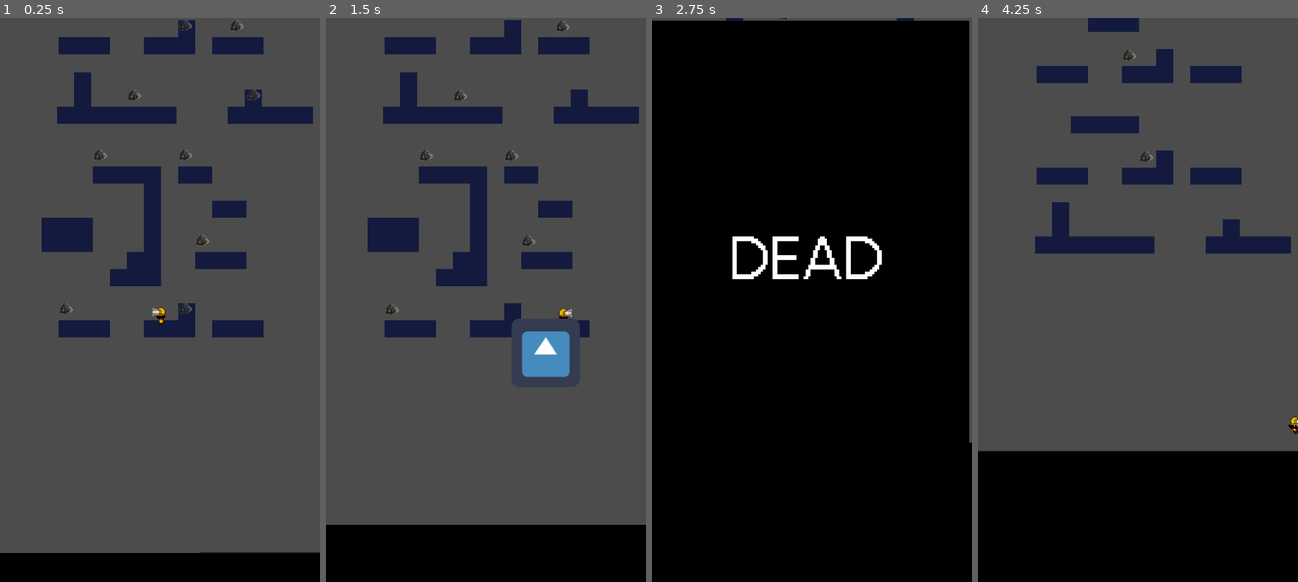
Above: before the commit, frames 1-4 (left to right).
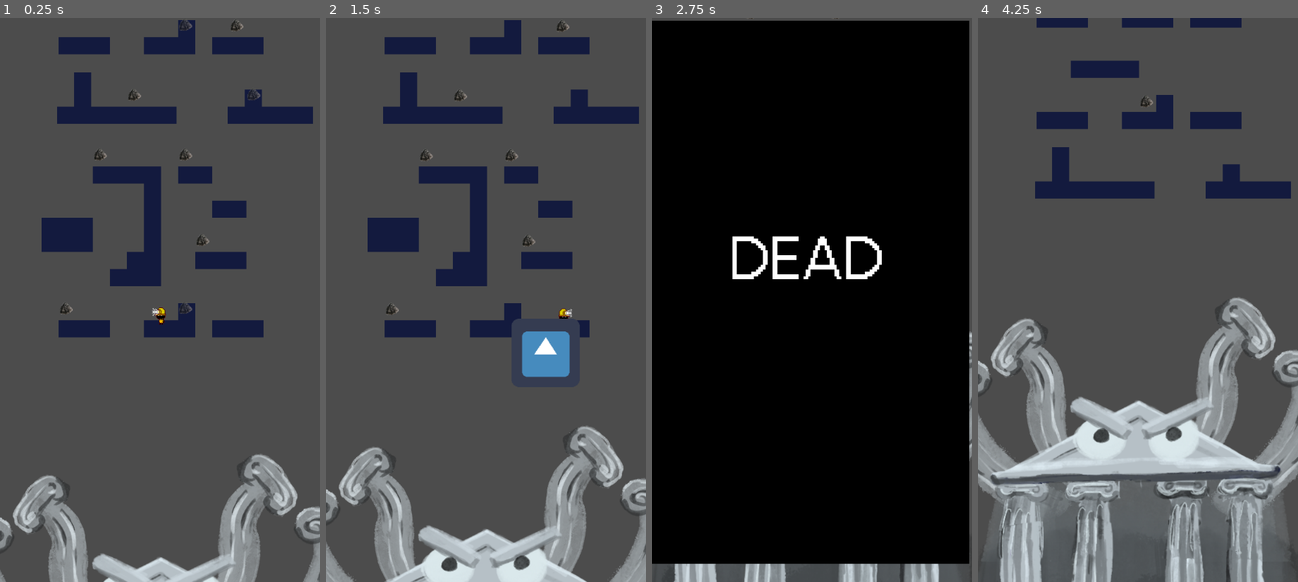
Above: after the commit, the same moments.

Repository: Adam-Pendleton/bonfire_game_jam_2020
Game: Godot game, scene res://src/Game.tscn
The game is run twice, just before and just after one commit, with the same random seed, the same clock (stepped at 60 frames per second) and the same inputs. The engine's default icon, where the game draws it, is replaced by a stand-in: a white triangle on a blue panel in a dark square.
Inputs:
- Up to frame 1 (0.25 s): no input
- Up to frame 2 (1.5 s): hold Right (right) from 0.53 s (still down); tap S (drop_money) at 0.6, 1.35 s; tap Up (up) at 0.77 s
- Up to frame 3 (2.75 s): tap Up (up) at 1.52 s; release Right (right) at 2.03 s; hold Left (left) from 2.03 s (still down); tap S (drop_money) at 2.1 s
- Up to frame 4 (4.25 s): release Left (left) at 2.78 s; hold Right (right) from 2.78 s (still down); tap S (drop_money) at 2.85, 3.6 s; tap Up (up) at 3.02, 3.77 s

The runs differ from the first frame. In frame 1, 9.5% of the frame differs, in the area x 0-100%, y 77-100%; in frame 2, 15%; in frame 3, 3.7%; in frame 4, 44%, in the area x 0-100%, y 0-100%.

Commit message:
add bank and music assets

Diff:
--- a/src/Bank.tscn
+++ b/src/Bank.tscn
@@ -1,30 +1,54 @@
-[gd_scene load_steps=5 format=2]
+[gd_scene load_steps=6 format=2]
 
 [ext_resource path="res://src/Bank.gd" type="Script" id=1]
-
-[sub_resource type="RectangleShape2D" id=1]
-extents = Vector2( 595.01, 107.778 )
-
-[sub_resource type="Gradient" id=2]
-offsets = PoolRealArray( 10, 10, 22, 25, 40 )
-colors = PoolColorArray( 0, 0, 0, 1, 0, 0, 0, 1, 0, 0, 0, 1, 0, 0, 0, 1, 1, 1, 1, 1 )
-
-[sub_resource type="GradientTexture" id=3]
-gradient = SubResource( 2 )
-width = 2049
+[ext_resource path="res://assets/images/bank/Bank--For-Export-3.png" type="Texture" id=2]
+[ext_resource path="res://assets/images/bank/Bank--For-Export-4.png" type="Texture" id=3]
+[ext_resource path="res://assets/images/bank/Bank--For-Export-1.png" type="Texture" id=4]
+[ext_resource path="res://assets/images/bank/Bank--For-Export-2.png" type="Texture" id=5]
 
 [node name="Bank" type="KinematicBody2D"]
+collision_layer = 8
+collision_mask = 16
 script = ExtResource( 1 )
 
-[node name="CollisionShape2D" type="CollisionShape2D" parent="."]
-shape = SubResource( 1 )
+[node name="CollisionShape2D" type="CollisionPolygon2D" parent="."]
+position = Vector2( -1.01514, 0 )
+polygon = PoolVector2Array( 1.59128, -114.248, 272.916, 23.5805, 308.931, 25.476, 769.389, 363.348, 2075.75, 723.551, -2270.94, 741.823, -630.363, 334.902, -325.354, 44.6237, -296.773, 38.1453 )
 
-[node name="Sprite" type="Sprite" parent="."]
+[node name="BaseSprite" type="Sprite" parent="."]
+position = Vector2( -15.7028, 202.684 )
+scale = Vector2( 1.45888, 1.45888 )
+z_index = 1
+texture = ExtResource( 2 )
 
-[node name="Polygon2D" type="Polygon2D" parent="."]
-position = Vector2( -1692.51, -4268.1 )
-scale = Vector2( 110.33, 209.295 )
-color = Color( 0.0745098, 0.384314, 0.0117647, 1 )
-texture = SubResource( 3 )
-texture_scale = Vector2( 100, 100 )
-polygon = PoolVector2Array( 9.95028, 19.8782, 9.26069, 21.3963, 21.5424, 21.4774, 20.7325, 19.8776 )
+[node name="TeethSprite" type="Sprite" parent="."]
+position = Vector2( -13.5545, 196.543 )
+scale = Vector2( 1.4488, 1.4488 )
+z_index = 2
+texture = ExtResource( 3 )
+
+[node name="TentacleMidRightSprite" type="Sprite" parent="."]
+position = Vector2( 299.779, -92.6076 )
+rotation = 0.437904
+scale = Vector2( 0.830385, 0.830385 )
+texture = ExtResource( 4 )
+
+[node name="TentacleFarRightSprite" type="Sprite" parent="."]
+position = Vector2( 291.66, 18.5025 )
+rotation = -5.69811
+scale = Vector2( 0.794791, 0.794791 )
+texture = ExtResource( 5 )
+offset = Vector2( -150.701, -87.5518 )
+
+[node name="TentacleMidLeftSprite" type="Sprite" parent="."]
+position = Vector2( -203.865, -180.039 )
+rotation = -0.443841
+scale = Vector2( -0.784164, 0.784164 )
+texture = ExtResource( 4 )
+offset = Vector2( 200.453, 74.8313 )
+
+[node name="TentacleFarLeftSprite" type="Sprite" parent="."]
+position = Vector2( -245.727, -97.2356 )
+rotation = -0.717221
+scale = Vector2( -0.810707, 0.810707 )
+texture = ExtResource( 5 )
--- a/src/Game.tscn
+++ b/src/Game.tscn
@@ -1,9 +1,10 @@
-[gd_scene load_steps=5 format=2]
+[gd_scene load_steps=6 format=2]
 
 [ext_resource path="res://src/Player.tscn" type="PackedScene" id=1]
 [ext_resource path="res://src/Bank.tscn" type="PackedScene" id=2]
 [ext_resource path="res://src/Game.gd" type="Script" id=3]
 [ext_resource path="res://src/Level.gd" type="Script" id=4]
+[ext_resource path="res://assets/audio/music/16tons.wav" type="AudioStream" id=5]
 
 [node name="Game" type="Node"]
 script = ExtResource( 3 )
@@ -27,6 +28,10 @@
 
 [node name="Bank" parent="." instance=ExtResource( 2 )]
 position = Vector2( 324.134, 816.126 )
+scale = Vector2( 0.84037, 0.84037 )
 z_index = 1
-collision_layer = 8
 collision_mask = 18
+
+[node name="AudioStreamPlayer" type="AudioStreamPlayer" parent="."]
+stream = ExtResource( 5 )
+autoplay = true
Not shown, added: assets/audio/music/16tons.wav.import
Binary file added: assets/images/bank/Bank--For-Export-1.png
Not shown, added: assets/images/bank/Bank--For-Export-1.png.import
Binary file added: assets/images/bank/Bank--For-Export-2.png
Not shown, added: assets/images/bank/Bank--For-Export-2.png.import
Binary file added: assets/images/bank/Bank--For-Export-3.png
Not shown, added: assets/images/bank/Bank--For-Export-3.png.import
Binary file added: assets/images/bank/Bank--For-Export-4.png
Not shown, added: assets/images/bank/Bank--For-Export-4.png.import
Not shown, added: assets/audio/music/16 ton video game version 2.mp3
Not shown, added: assets/audio/music/16tons.wav
